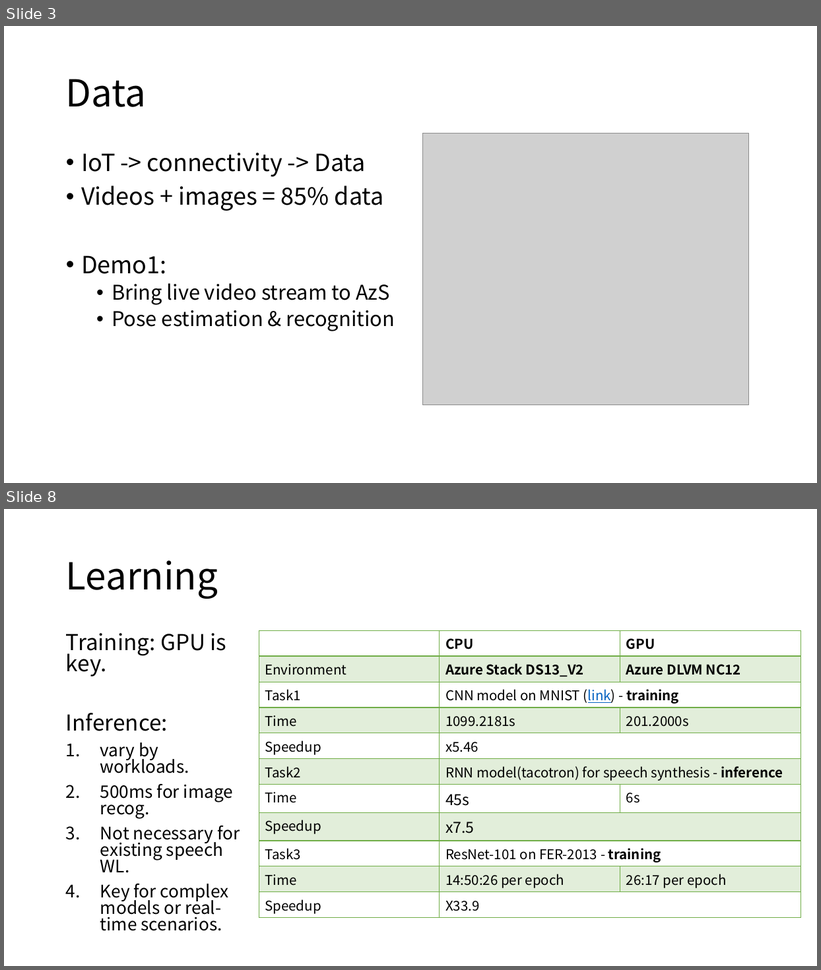
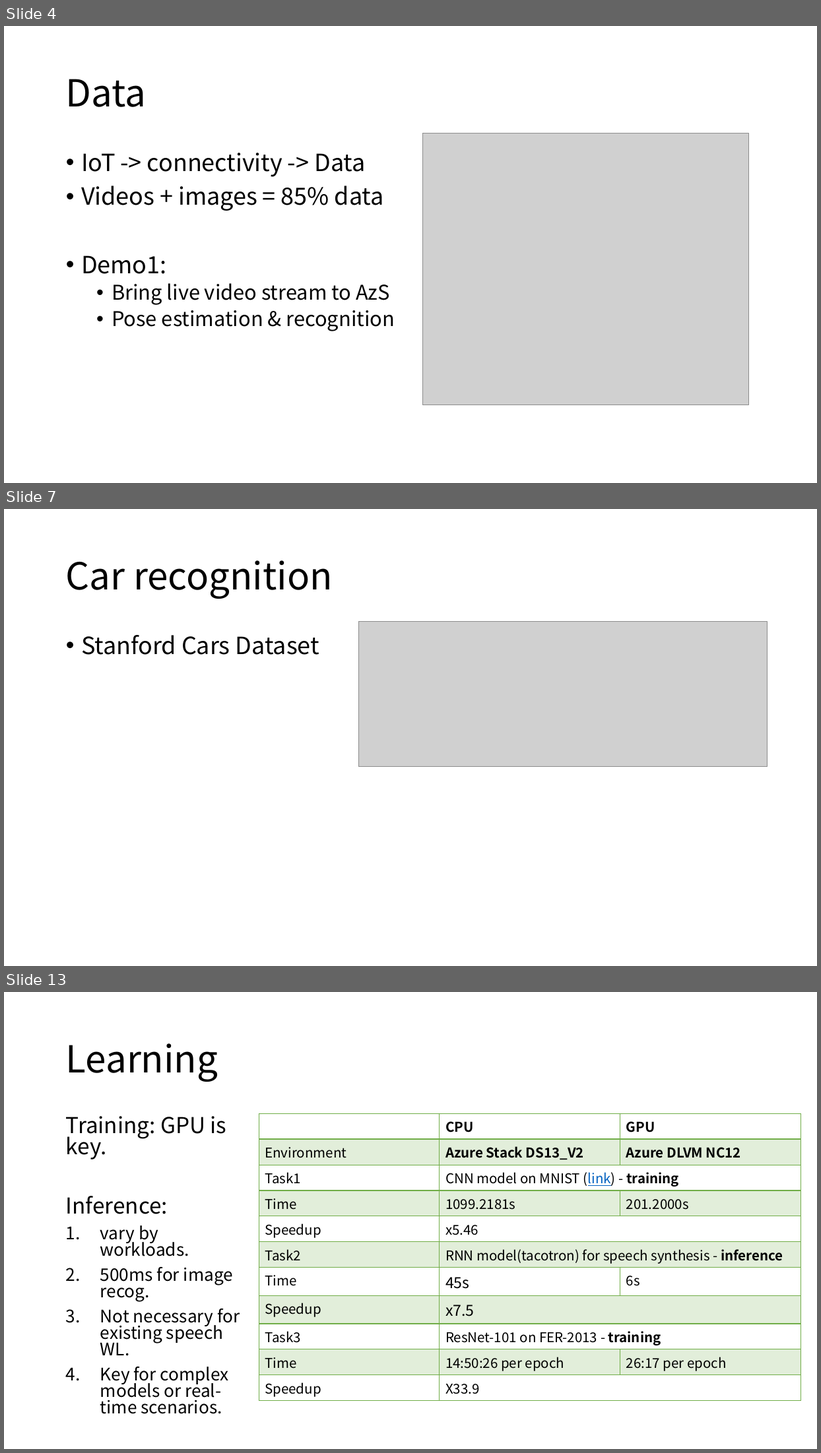
Before and after one commit to AbelHu/OpenCV_on_Raspberry_Pi, a slide deck: AI_exploration_and_demo.pptx. Shown one above the other, each under a label of ours: slides 3 and 8 before the commit, slides 4, 7 and 13 after it; the slides between them are not shown. The pictures are 821x970 and 821x1453 pixels, drawn with LibreOffice and Linux fonts; fonts in the diff are those of the drawing; grey boxes stand for pictures. Boxes give left, top, right and bottom in pixels: in the first picture for what was removed or moved away, otherwise in the second. Text is boxed around its words. In the diff, an @@ line names an element or a change of style, - is before the commit and + after.

```diff
--- a/AI_exploration_and_demo.pptx
+++ b/AI_exploration_and_demo.pptx
@@ slide 7 added at bbox=[4, 509, 817, 966], background #FFFFFF @@
@@ title added at bbox=[66, 560, 333, 599], 44 pt, text #000000 @@
+Car recognition
@@ picture added at bbox=[358, 622, 767, 767] @@
@@ text added at bbox=[81, 635, 319, 655], 28 pt, text #000000 @@
+• Stanford Cars Dataset
@@ what was slide 3 is now slide 4 @@
@@ what was slide 8 is now slide 13 @@
```
Also in this commit, not shown: 3 slides changed, 4 other slides added.
